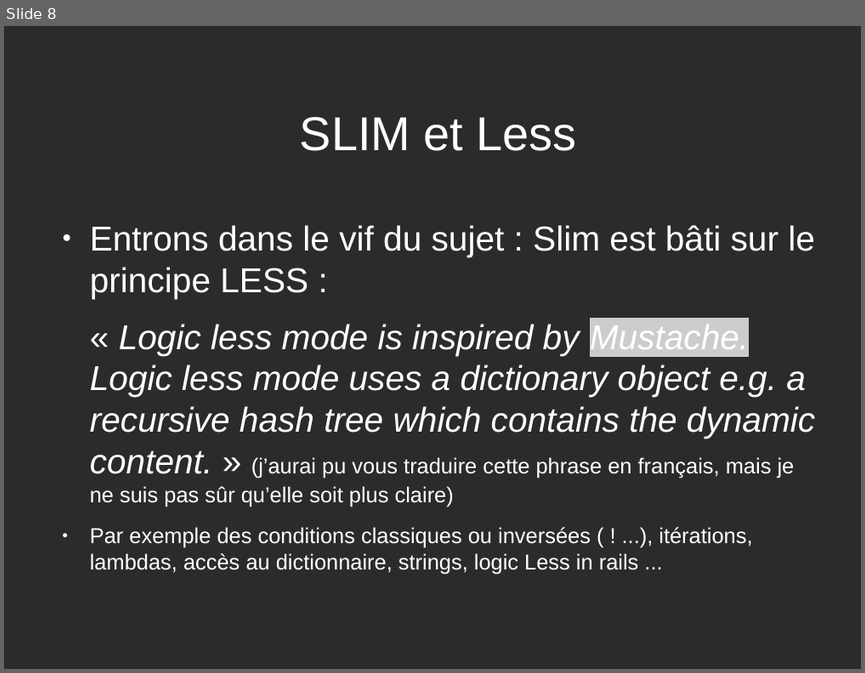
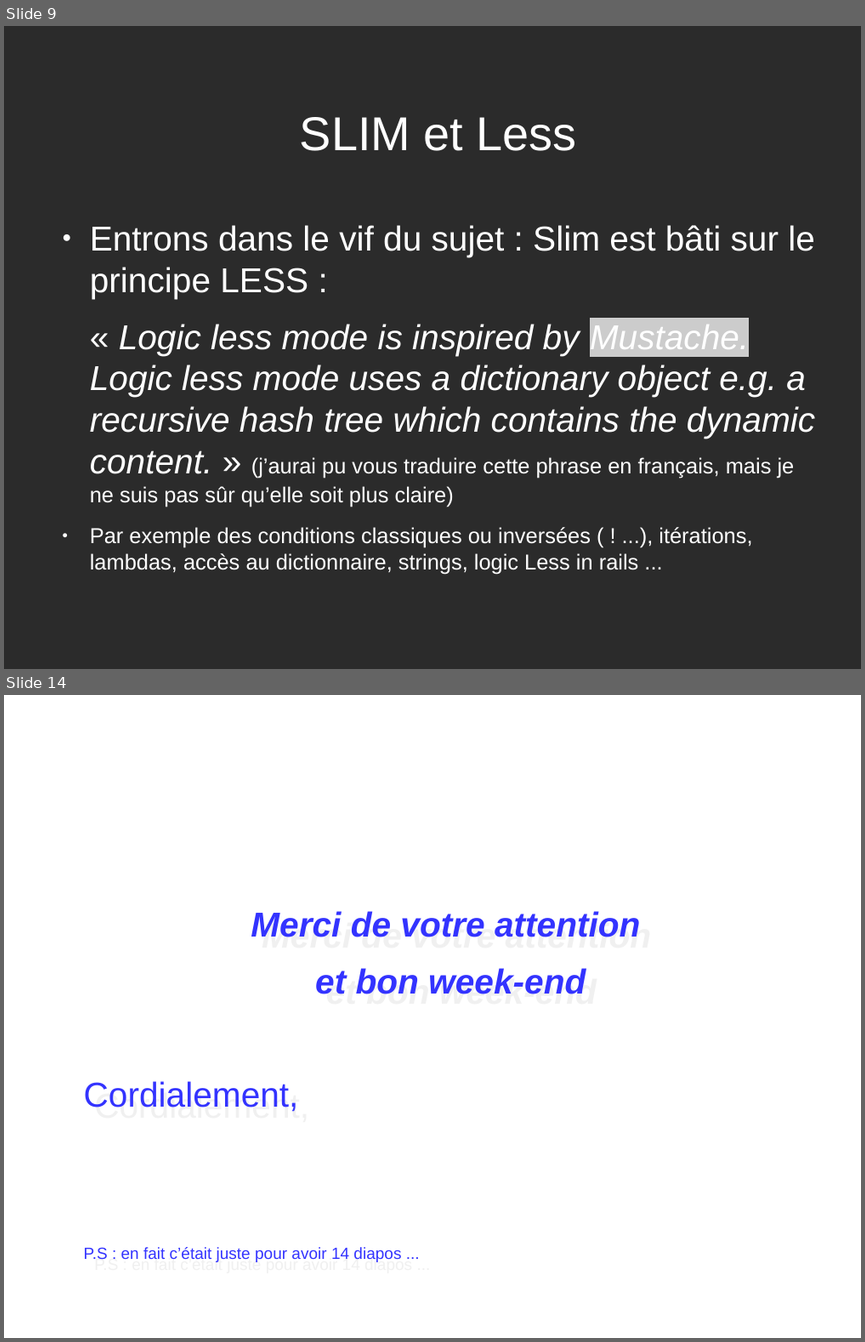
Before and after one commit to PatdeMessac/slim, a slide deck: SLIM_a_rigorous_presentation.odp. Shown one above the other, each under a label of ours: slide 8 before the commit, slides 9 and 14 after it; the slides between them are not shown. The pictures are 865x673 and 865x1342 pixels, drawn with LibreOffice and Linux fonts; fonts in the diff are those of the drawing; background and template pictures are left out; a plain dark background stands for a picture behind light text. Boxes give left, top, right and bottom in pixels: in the first picture for what was removed or moved away, otherwise in the second. Text is boxed around its words. In the diff, an @@ line names an element or a change of style, - is before the commit and + after.

Commit message:
ajout diapos, mise en page

```diff
--- a/SLIM_a_rigorous_presentation.odp
+++ b/SLIM_a_rigorous_presentation.odp
@@ slide 14 added at box(4, 695, 861, 1338), background picture (left out) @@
@@ text added at box(84, 911, 641, 1262), 32 pt, text #3333FF @@
+Merci de votre attention
+et bon week-end
+Cordialement,
+P.S : en fait c’était juste pour avoir 14 diapos ...
@@ what was slide 8 is now slide 9 @@
```
Also in this commit, not shown: 6 slides changed, 6 other slides added, 4 slides removed, 1 other file.
